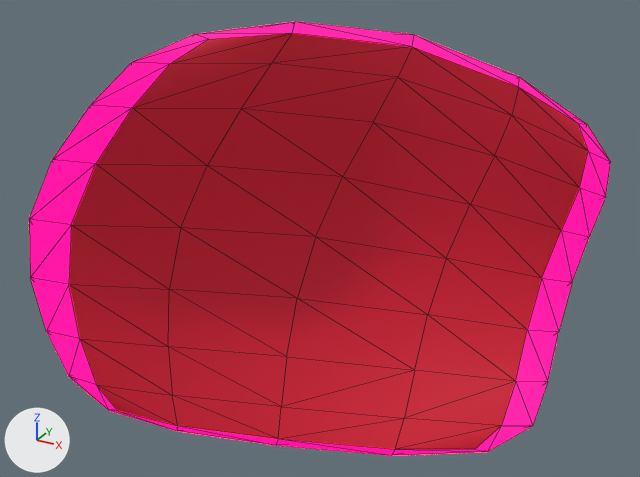
The glTF model assets/scene/Models/petal/petal.glb, before and after one commit.
Before and after are seen from a 50 mm lens placed at (0.232, -0.438, 0.227), pointed at (-0.008, -0.003, 0.009). Every picture has the same lights, and +X, +Y and +Z are marked at lower left. The first picture is the older version. Mesh edges are drawn as thin lines.
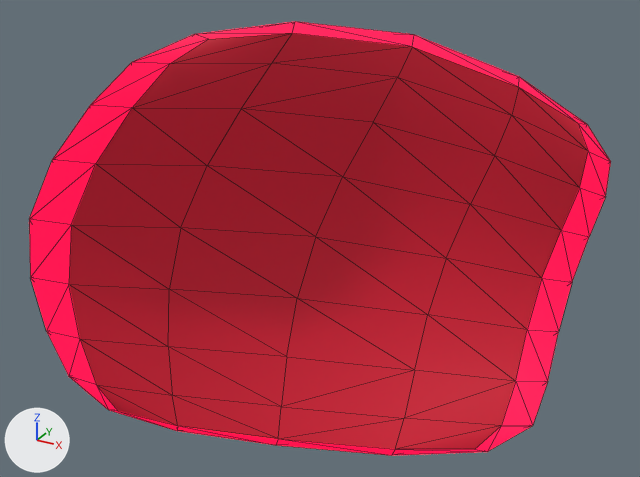
What differs and where, as boxes (x1, y1, x2, y2) in the pictures (640 x 477 px):
'Plane.066', surface changed
    both: (29, 21, 611, 456)

The change, as a diff of the scene's bpy script:
```diff
--- a/assets/scene/Models/petal/petal.glb.py
+++ b/assets/scene/Models/petal/petal.glb.py
@@ mat_pink_light @@
 mat_pink_light.emission_color = (1.0, 0.0, 0.0543)  # pink #ff0042
-mat_pink_light.emission_strength = 6.5
+mat_pink_light.emission_strength = 1.0
```
